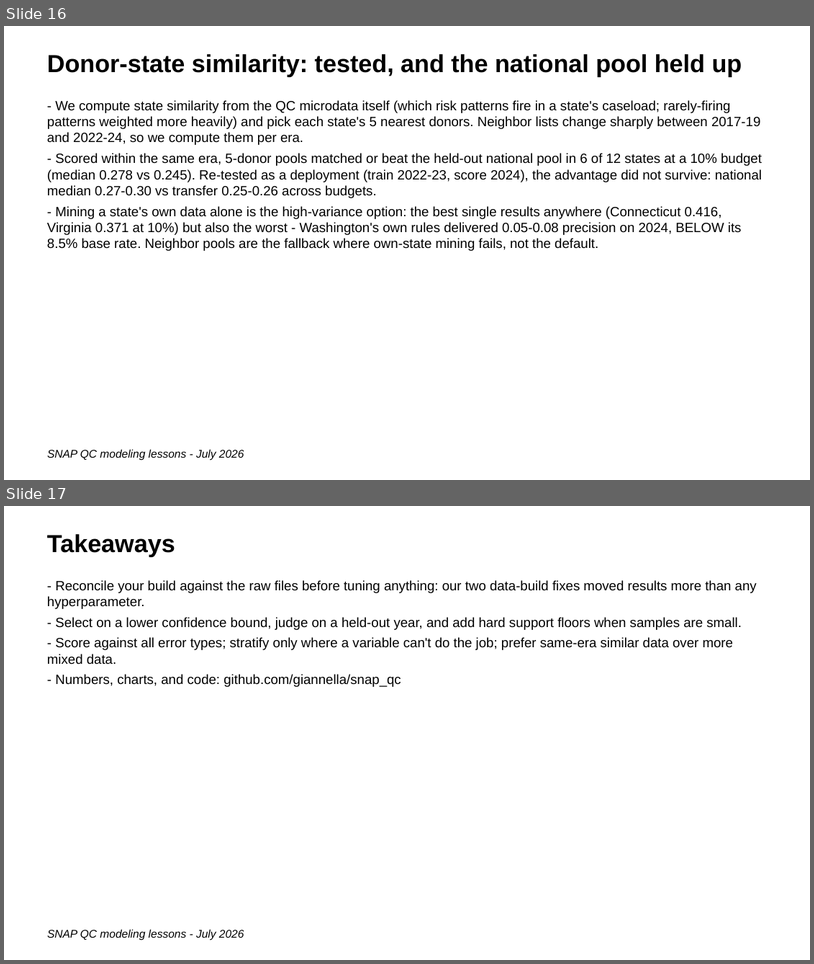
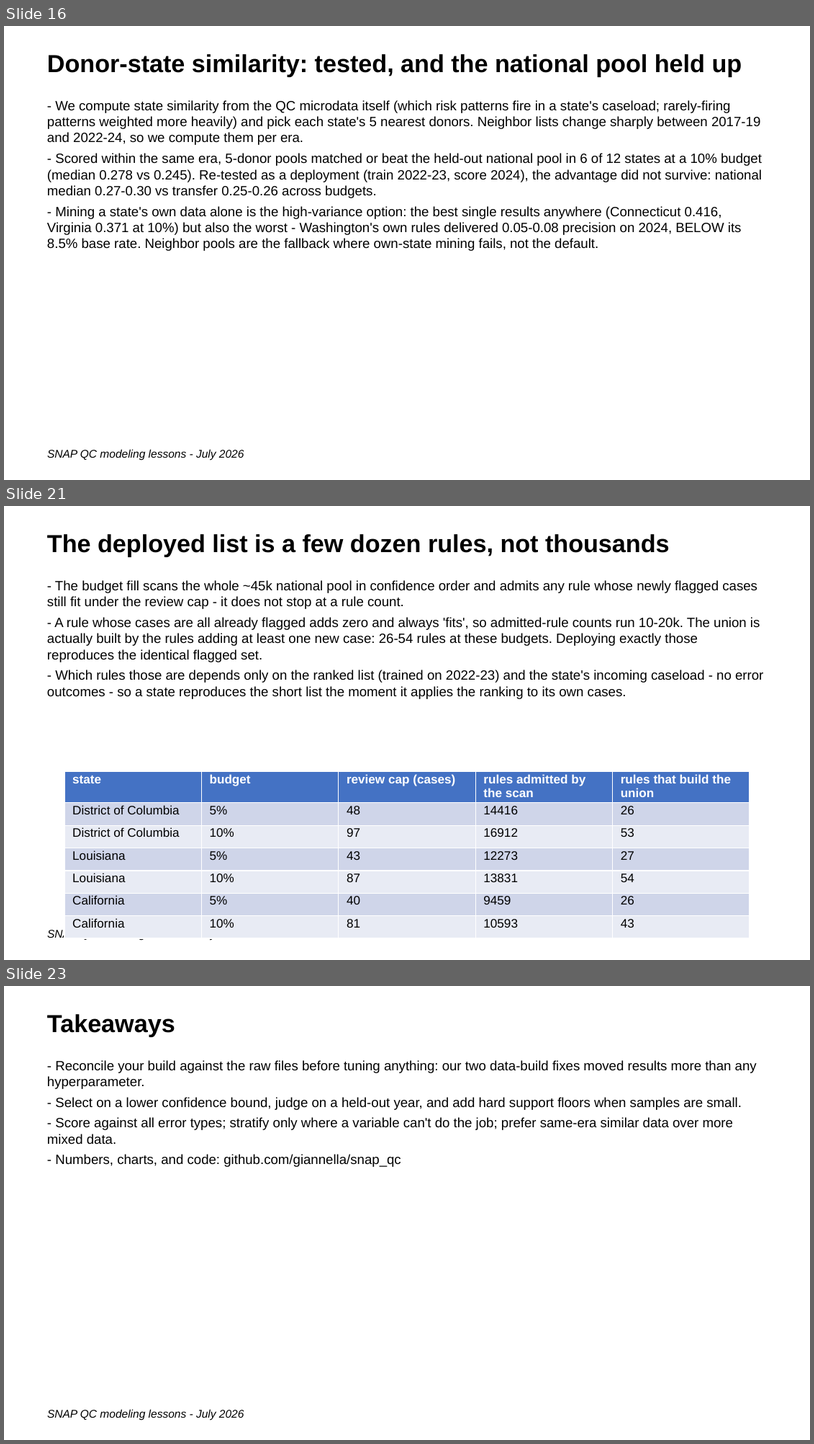
Before and after one commit to giannella/snap_qc, a slide deck: lessons_getting_more_signal_from_snap_qc_data.pptx. Shown one above the other, each under a label of ours: slides 16 and 17 before the commit, slides 16, 21 and 23 after it; the slides between them are not shown. The pictures are 814x964 and 814x1444 pixels, drawn with LibreOffice and Linux fonts; fonts in the diff are those of the drawing. Boxes give left, top, right and bottom in pixels: in the first picture for what was removed or moved away, otherwise in the second. Text is boxed around its words. In the diff, an @@ line names an element or a change of style, - is before the commit and + after.

```diff
--- a/lessons_getting_more_signal_from_snap_qc_data.pptx
+++ b/lessons_getting_more_signal_from_snap_qc_data.pptx
@@ slide 21 added at <box>4,506,810,960</box>, background #FFFFFF @@
@@ text added at <box>47,534,670,556</box>, 22 pt, text #000000, bold @@
+The deployed list is a few dozen rules, not thousands
@@ text added at <box>47,580,764,699</box>, 12 pt, text #000000 @@
+- The budget fill scans the whole ~45k national pool in confidence order and admits any rule whose newly flagged cases still fit under the review cap - it does not stop at a rule count.
+- A rule whose cases are all already flagged adds zero and always 'fits', so admitted-rule counts run 10-20k. The union is actually built by the rules adding at least one new case: 26-54 rules at these budgets. Deploying exactly those reproduces the identical flagged set.
+- Which rules those are depends only on the ranked list (trained on 2022-23) and the state's incoming caseload - no error outcomes - so a state reproduces the short list the moment it applies the ranking to its own cases.
@@ table added at <box>64,771,750,938</box>, 7 rows, 5 columns @@
+state | budget | review cap (cases) | rules admitted by the scan | rules that build the union
+District of Columbia | 5% | 48 | 14416 | 26
+District of Columbia | 10% | 97 | 16912 | 53
+Louisiana | 5% | 43 | 12273 | 27
+Louisiana | 10% | 87 | 13831 | 54
+California | 5% | 40 | 9459 | 26
+California | 10% | 81 | 10593 | 43
@@ text added at <box>47,929,216,939</box>, 10 pt, text #000000, italic @@
+SNAP QC modeling lessons - July 2026
@@ what was slide 17 is now slide 23 @@
```
Also in this commit, not shown: 5 other slides added, 36 other files.
